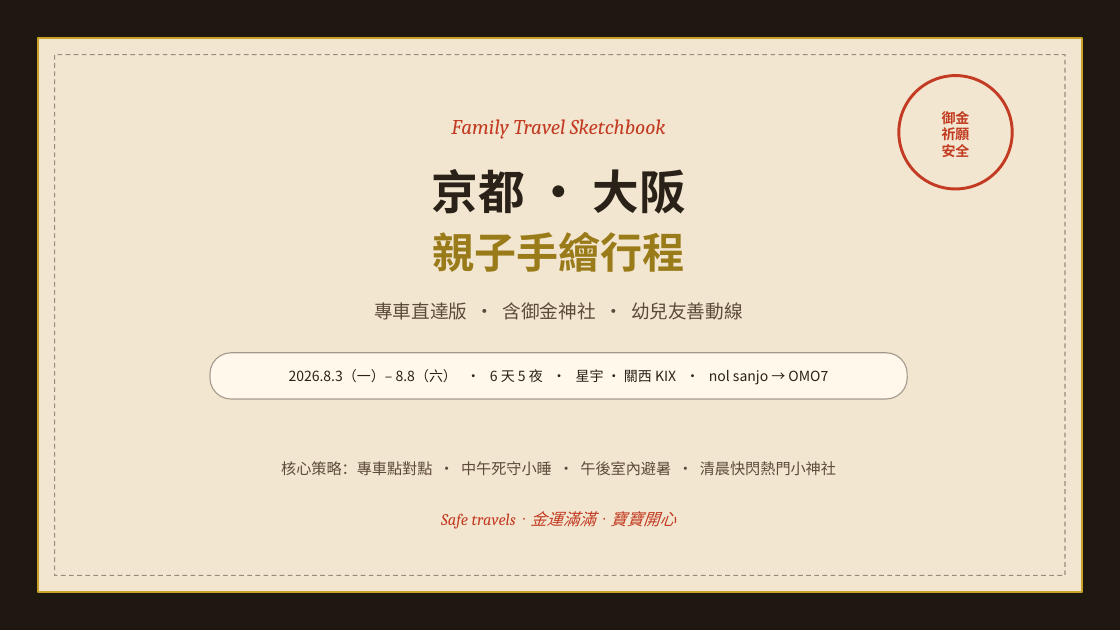
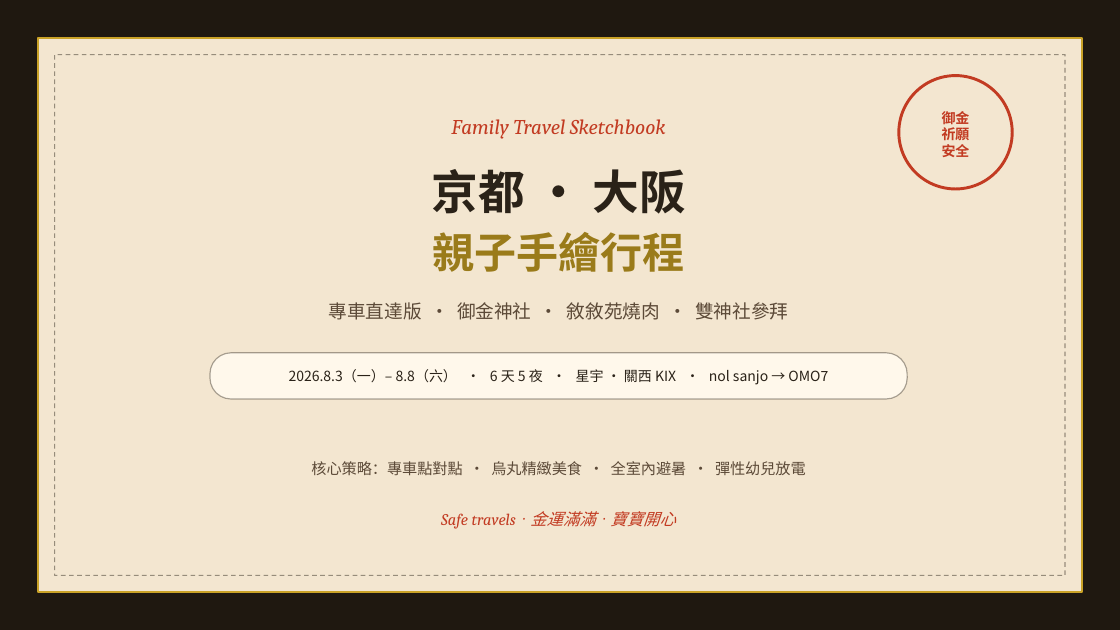
Before and after one commit to maxchan-stack/family-trip-kyoto-osaka-2026, a slide deck: slide 1 of itinerary.pptx. Drawn at 1120x630 pixels with LibreOffice and Linux fonts; fonts in the diff are those of the drawing. Boxes give left, top, right and bottom in pixels: in the first picture for what was removed or moved away, otherwise in the second. Text is boxed around its words. In the diff, an @@ line names an element or a change of style, - is before the commit and + after.

```diff
--- a/itinerary.pptx
+++ b/itinerary.pptx
@@ text at [329, 302, 788, 320]: text changed @@
-專車直達版 · 含御金神社 · 幼兒友善動線
+專車直達版 · 御金神社 · 敘敘苑燒肉 · 雙神社參拜
@@ text at [311, 461, 806, 476]: text changed @@
-核心策略：專車點對點 · 中午死守小睡 · 午後室內避暑 · 清晨快閃熱門小神社
+核心策略：專車點對點 · 烏丸精緻美食 · 全室內避暑 · 彈性幼兒放電
```
Also in this commit, not shown: 7 other slides changed, 1 slide added, 1 slide removed, 4 other files.
